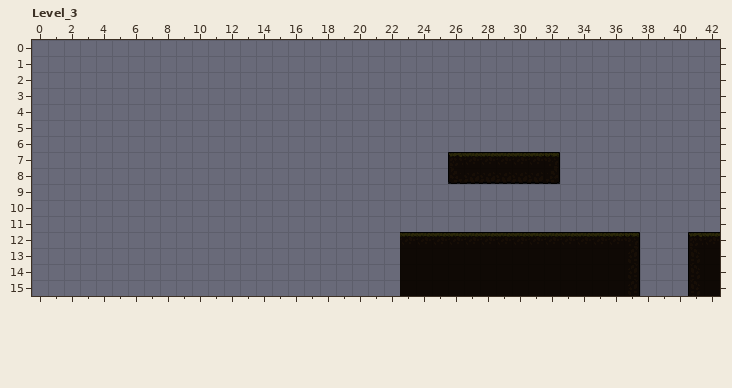
Two states of a LDtk project, assets/tilemap/tilemap.ldtk. Above: the version before the commit.
Cells are 16x16 px. Shown: Level_3 x 0..42, y 0..15. The commit also changed other parts of the map, which this record leaves out. The old version is drawn lined up with the new one.
New version:
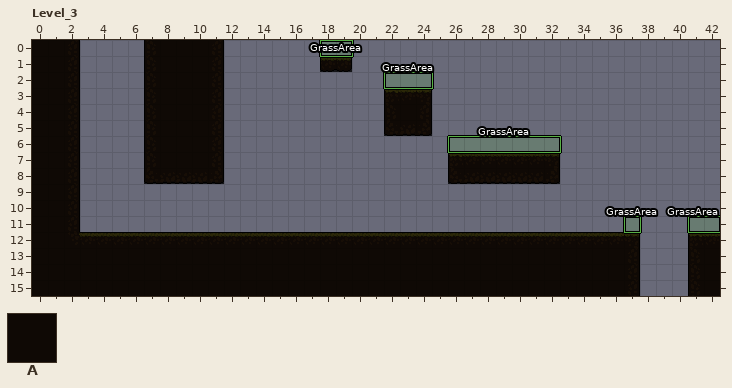
Key: from "SolidGrid": A 1.
_ is an empty cell, . an unchanged one.
Objects are placed by their top-left corner, in cells (3,4 is the top-left corner of cell 3,4); size is 1x1 cell unless given.
The edit:
map size 20x11 -> 43x15 cells (old content now starts at 23,4; both pictures use the new coordinates)
--- layer "SolidGrid"
@@ x 0..24 @@
- 0 ___...._____.............
- 1 ___...._____......__.....
- 2 ___...._____.............
- 3 ___...._____..........___
- 4 ___...._____..........___
- 5 ___...._____..........___
- 6 ___...._____.............
- 7 ___...._____.............
- 8 ___...._____.............
- 9 ___......................
-10 ___......................
-11 ___......................
-12 _______________________..
-13 _______________________..
-14 _______________________..
-15 _______________________..
+ 0 AAA....AAAAA.............
+ 1 AAA....AAAAA......AA.....
+ 2 AAA....AAAAA.............
+ 3 AAA....AAAAA..........AAA
+ 4 AAA....AAAAA..........AAA
+ 5 AAA....AAAAA..........AAA
+ 6 AAA....AAAAA.............
+ 7 AAA....AAAAA.............
+ 8 AAA....AAAAA.............
+ 9 AAA......................
+10 AAA......................
+11 AAA......................
+12 AAAAAAAAAAAAAAAAAAAAAAA..
+13 AAAAAAAAAAAAAAAAAAAAAAA..
+14 AAAAAAAAAAAAAAAAAAAAAAA..
+15 AAAAAAAAAAAAAAAAAAAAAAA..
--- layer "Entities"
+"GrassArea" rectangle at 41,11 size 2x1
+"GrassArea" rectangle at 37,11
+"GrassArea" rectangle at 26,6 size 7x1
+"GrassArea" rectangle at 22,2 size 3x1
+"GrassArea" rectangle at 18,0 size 2x1
